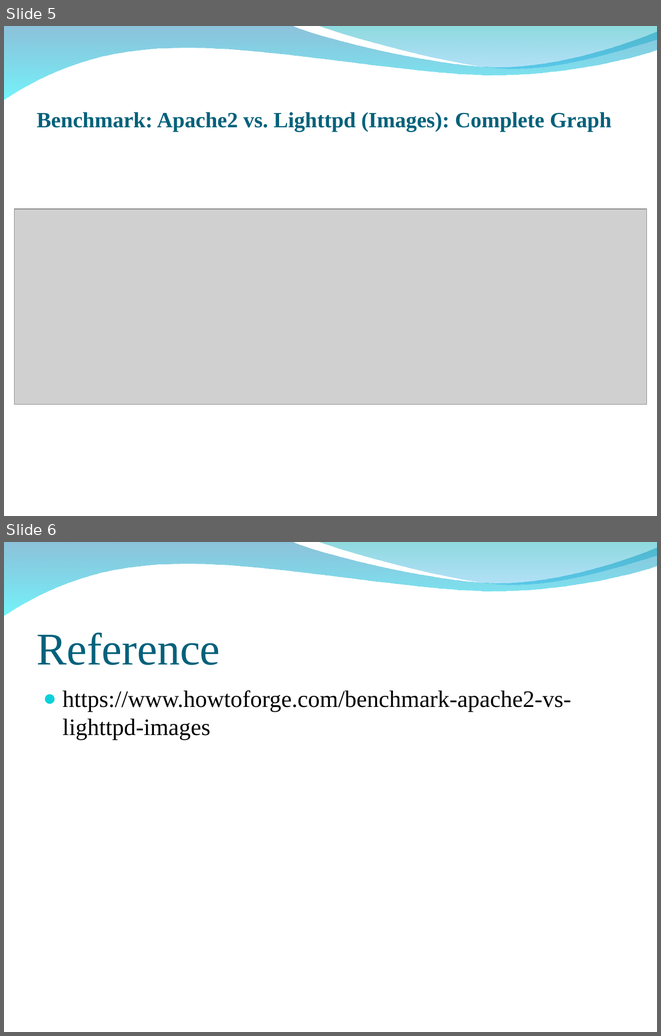
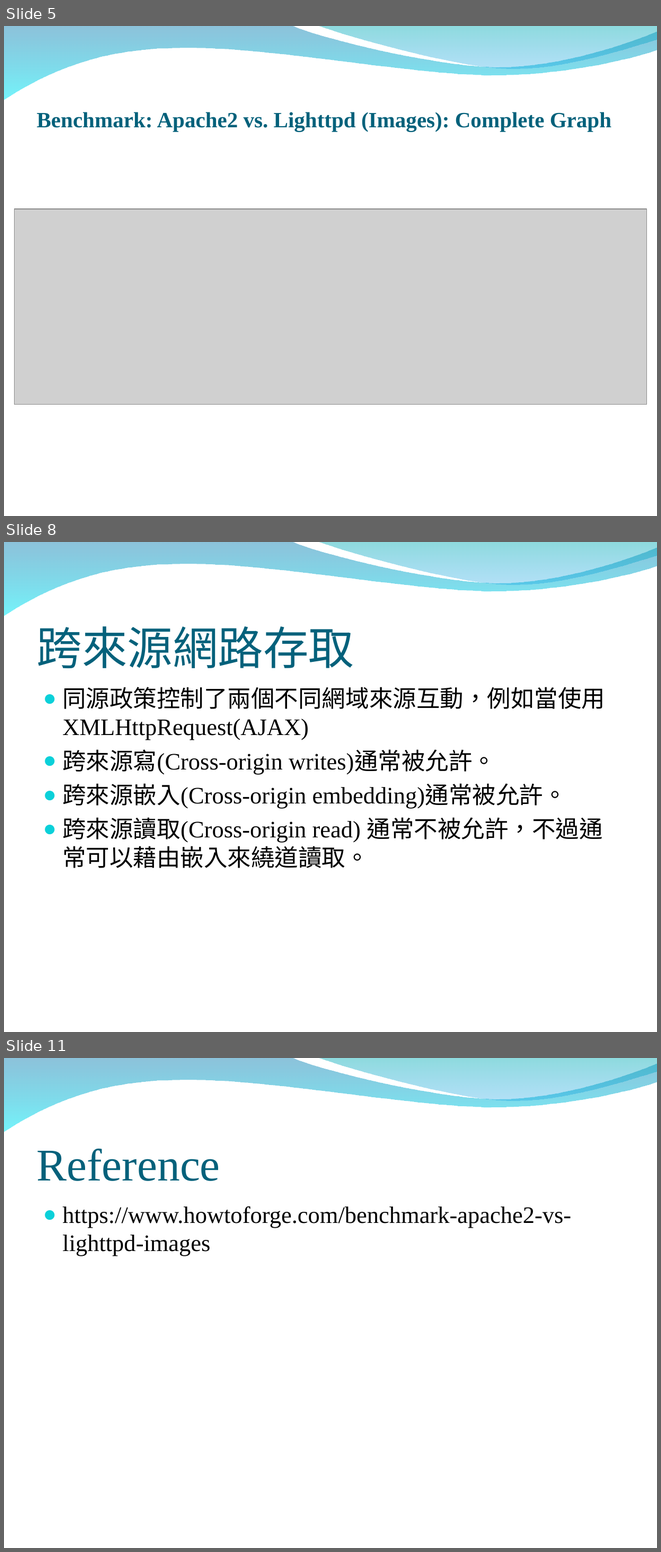
Before and after one commit to peter279k/regular_meeting, a slide deck: WebServer.ppt. Shown one above the other, each under a label of ours: slides 5 and 6 before the commit, slides 5, 8 and 11 after it; the slides between them are not shown. The pictures are 661x1036 and 661x1552 pixels, drawn with LibreOffice and Linux fonts; fonts in the diff are those of the drawing; grey boxes stand for pictures; background and template pictures are left out. Boxes give left, top, right and bottom in pixels: in the first picture for what was removed or moved away, otherwise in the second. Text is boxed around its words. In the diff, an @@ line names an element or a change of style, - is before the commit and + after.

Commit message:
add same origin policy and web nsd 載入 demo page

```diff
--- a/WebServer.ppt
+++ b/WebServer.ppt
@@ slide 8 added at [4,542,657,1032], background picture (left out); not listed: 2 template elements that a slide beside it also shows @@
@@ title added at [37,626,354,668], 50 pt, text #04617B @@
+跨來源網路存取
@@ text added at [62,687,605,868], 26 pt, text #000000 @@
+● 同源政策控制了兩個不同網域來源互動，例如當使用XMLHttpRequest(AJAX)
+● 跨來源寫(Cross-origin writes)通常被允許。
+● 跨來源嵌入(Cross-origin embedding)通常被允許。
+● 跨來源讀取(Cross-origin read) 通常不被允許，不過通常可以藉由嵌入來繞道讀取。
@@ what was slide 6 is now slide 11 @@
```
Also in this commit, not shown: 4 other slides added, 1 other file.
